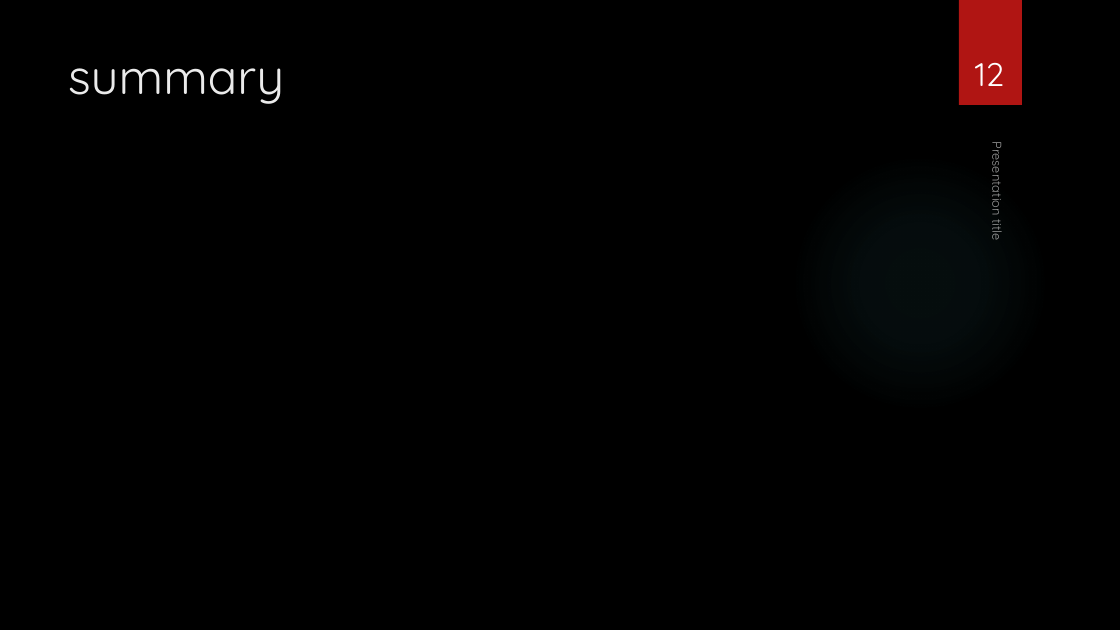
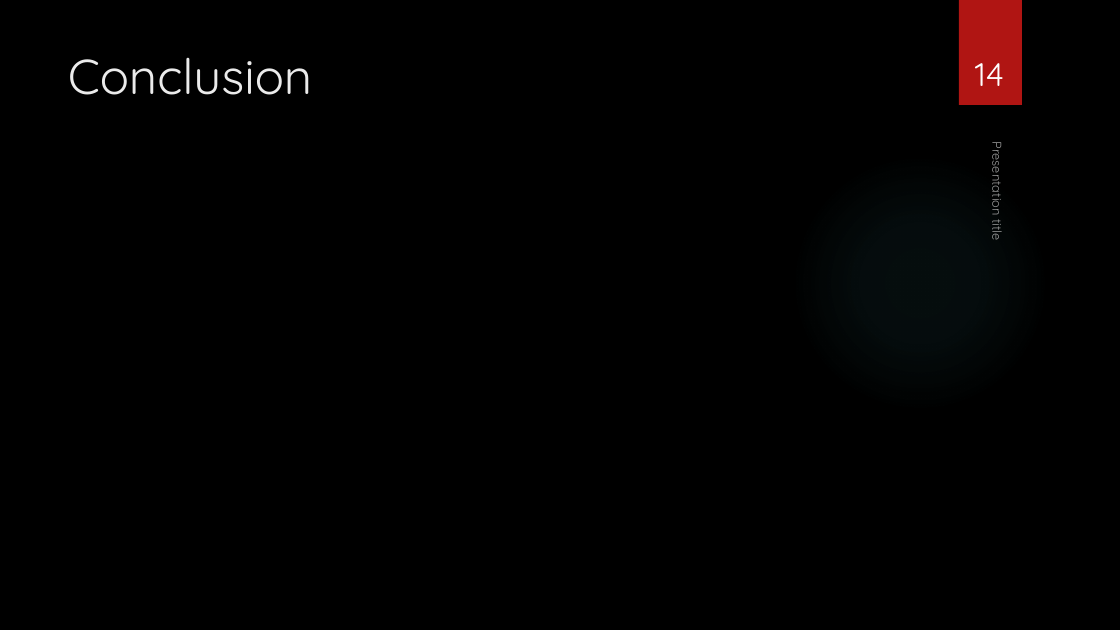
Before and after one commit to asthaa29/lendingcasestudy, a slide deck: slide 14 of EDA Case Study.pptx (slide 12 before the commit). Drawn at 1120x630 pixels with LibreOffice and Linux fonts; fonts in the diff are those of the drawing; background and template pictures are left out. Boxes give left, top, right and bottom in pixels: in the first picture for what was removed or moved away, otherwise in the second. Text is boxed around its words. In the diff, an @@ line names an element or a change of style, - is before the commit and + after.

```diff
--- a/EDA Case Study.pptx
+++ b/EDA Case Study.pptx
@@ title at bbox=[68, 58, 313, 95]: text changed @@
-summary
+Conclusion
@@ page number at bbox=[975, 63, 1004, 86]: text changed @@
-12
+14
```
Also in this commit, not shown: 4 other slides changed, 2 slides added.
